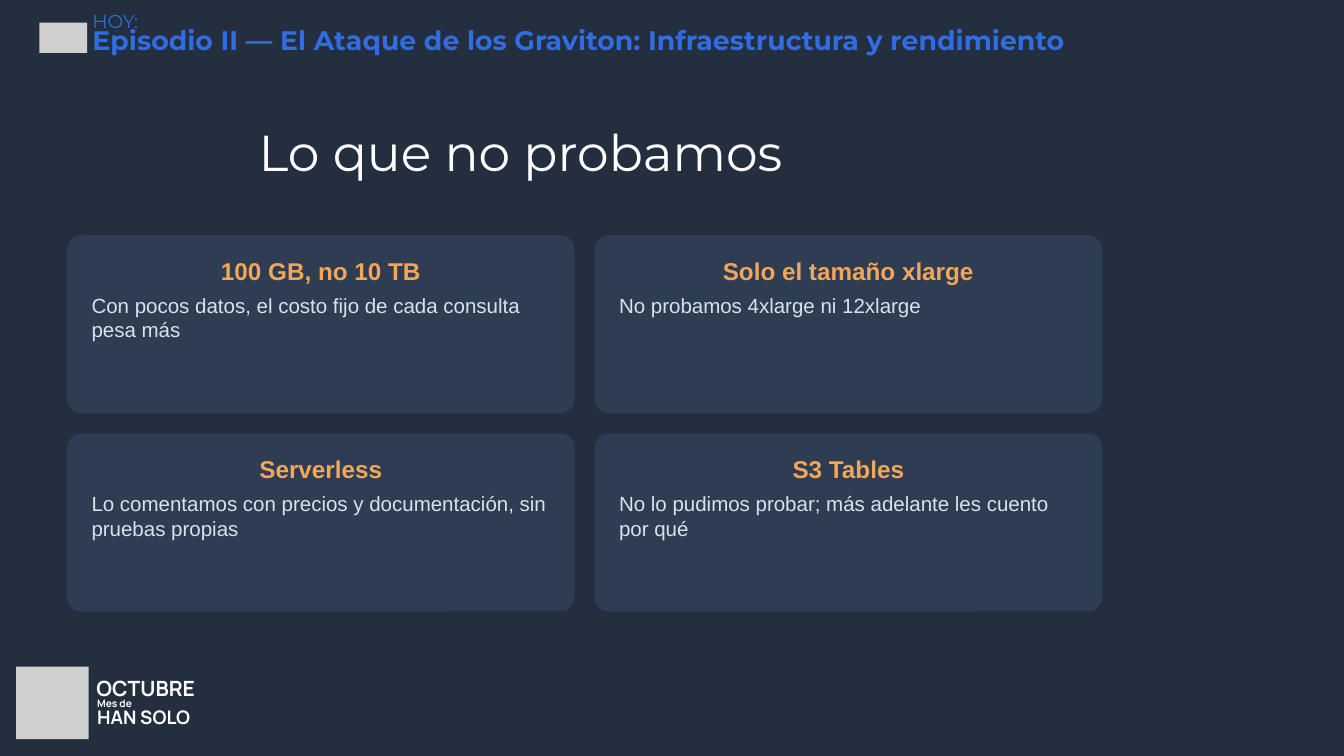
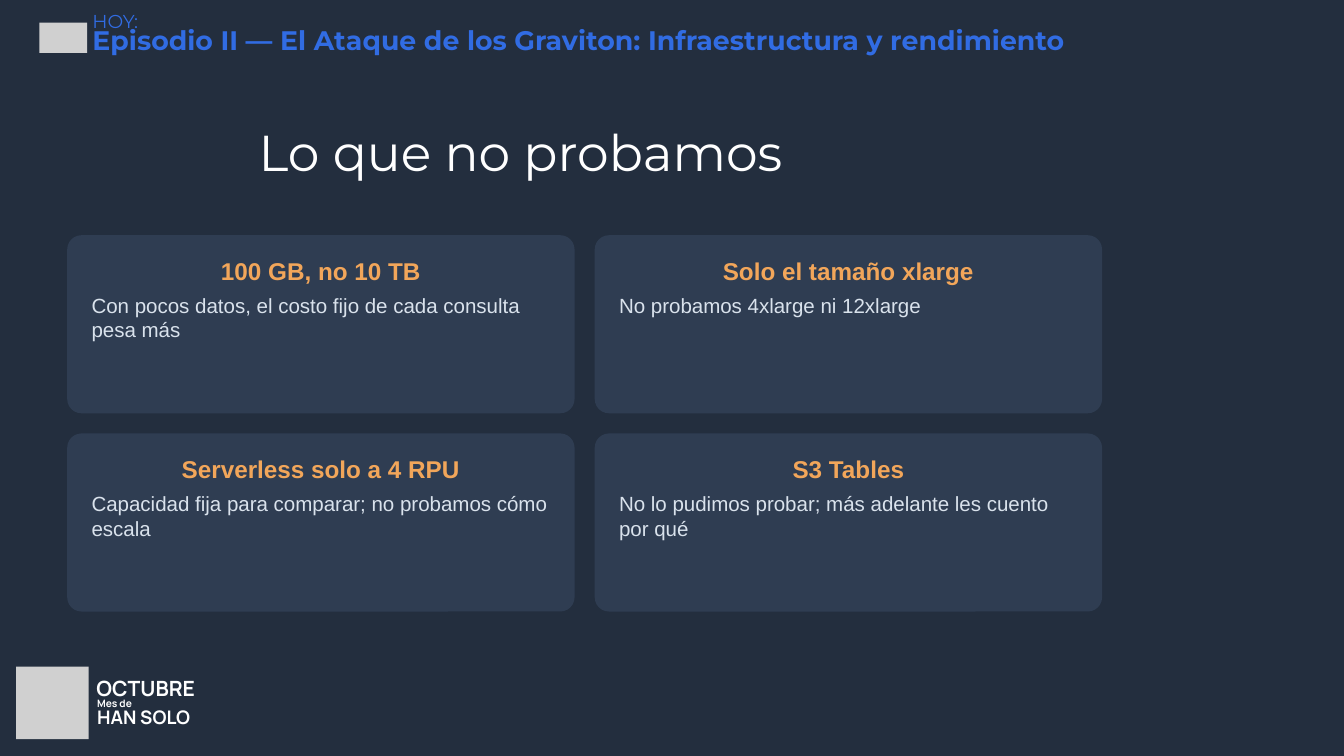
Before and after one commit to andrezc98/redshift-redemption, a slide deck: slide 12 of slides/redshift-redemption.pptx. Drawn at 1344x756 pixels with LibreOffice and Linux fonts; fonts in the diff are those of the drawing; grey boxes stand for pictures; background and template pictures are left out. Boxes give left, top, right and bottom in pixels: in the first picture for what was removed or moved away, otherwise in the second. Text is boxed around its words. In the diff, an @@ line names an element or a change of style, - is before the commit and + after.

```diff
--- a/slides/redshift-redemption.pptx
+++ b/slides/redshift-redemption.pptx
@@ text in rounded rectangle at (x1=92, y1=460, x2=547, y2=536): text changed @@
-Serverless
-Lo comentamos con precios y documentación, sin pruebas propias
+Serverless solo a 4 RPU
+Capacidad fija para comparar; no probamos cómo escala
```
Also in this commit, not shown: 1 other slide changed, 1 slide added, 16 other files.
